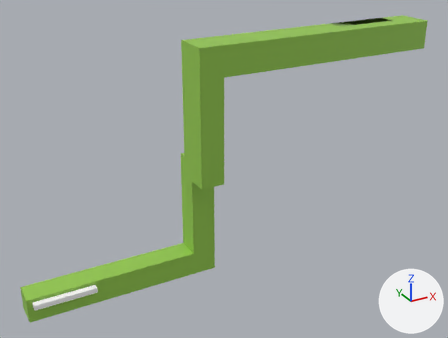
Before and after pictures for a commit that changed the OBJ model Pivot/assets/meshes/tutorial/tutorial_0000_col.obj.
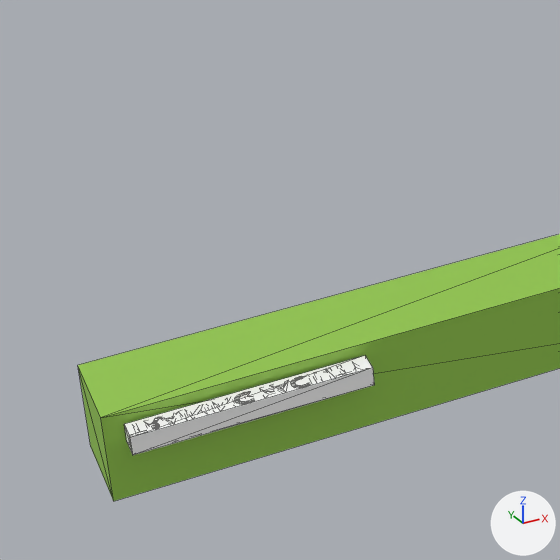
Each version appears first whole from a 50 mm camera at (-404.0, -2201.0, 1150.0) aimed at (488.0, -581.0, 340.0), and next in a close-up on the part from 0% to 33% of the width and 57% to 100% of the height. The lights are fixed; the arrows at lower right show +X, +Y and +Z. The close-ups show mesh edges as thin lines. Where no turn or scale is listed for an object, it has been applied to the vertices. Vertices at the same position are counted once.

The first close-up shows 'Cube.043_Cube.048'.
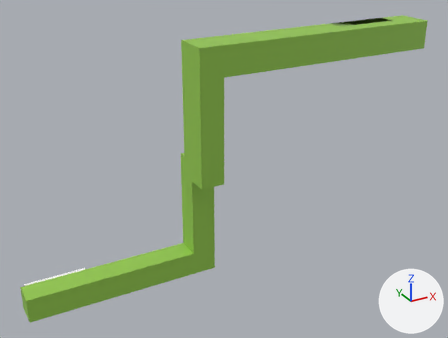
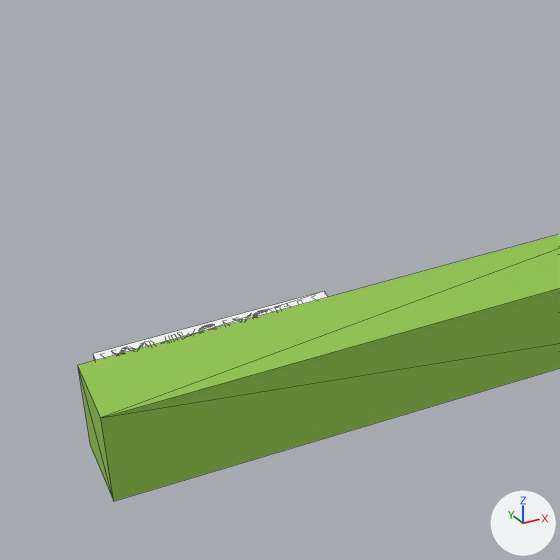
Pixel boxes (x1, y1, x2, y2) of what changed, in the close-ups (560 x 560 px; the box of a moved part takes in the faces that stretch with it):
part 1 of me_cube_043_cube_048, moved or reshaped: before (124, 356, 374, 455); after (93, 291, 328, 361)

What changed in the scene script:
```text
Change me_cube_043_cube_048:
    where me_cube_043_cube_048.from_pydata(...)  # 900 vertices, 1736 faces; spans x -182.0..1227.0, y -667.0..-520.0, z -10.0..765.0
    used by ob_cube_043_cube_048; location = (0.0, 0.0, 0.0)
    me_cube_043_cube_048 part 1: the loose piece of 16 vertices spanning x -166.0..25.0, y -622.0..-603.0, z 42.0..59.0 is moved by (0.0, 108.0, 0.0)
```
